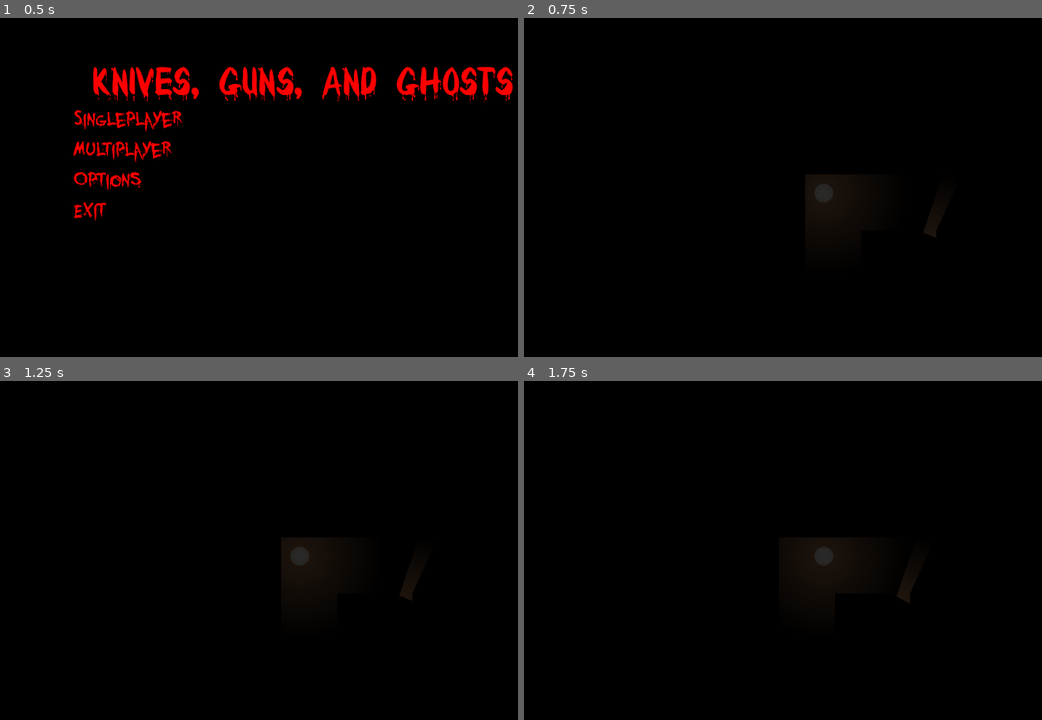
Above: before the commit, frames 1-4 (two rows, left to right).
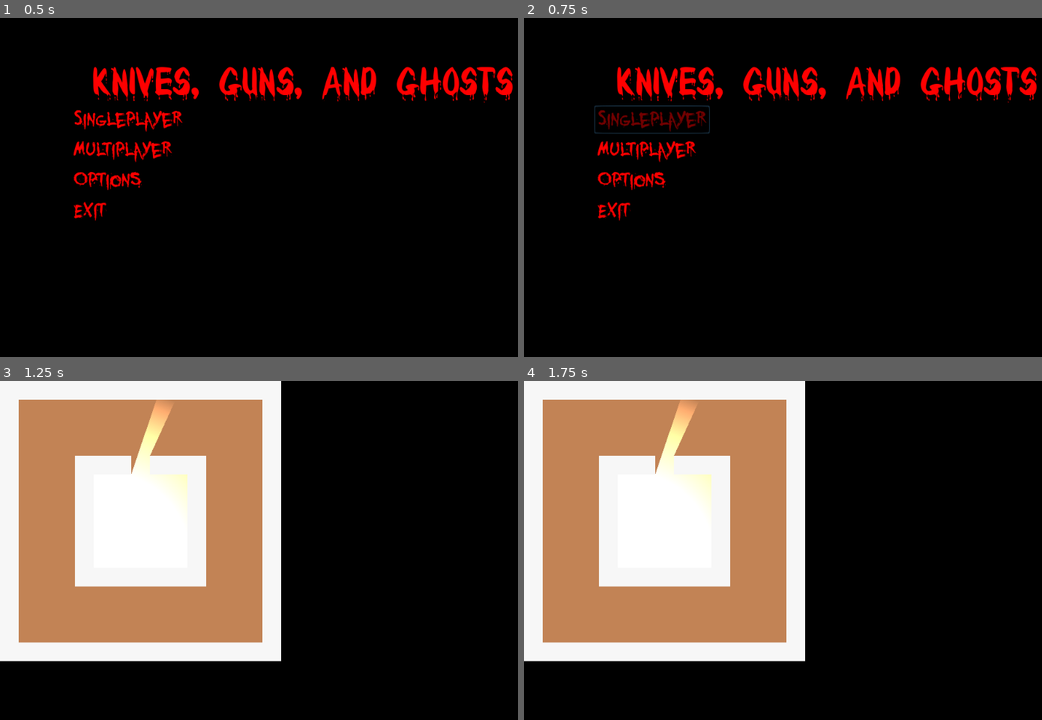
Above: after the commit, the same moments.

Repository: Code3nder/Knives-Guns-and-Ghosts
Game: Godot game, scene res://Assets/Scenes/Menus/Main Menu.tscn
Same seed, same stepped clock (60 frames per second), same inputs: the game is played once before the commit and once after it.
Inputs (mouse positions are in pixels of both pictures, inside the frame that each line leads up to):
- Up to frame 1 (0.5 s): no input
- Up to frame 2 (0.75 s): click "Singleplayer" at 0.5 s
- Up to frame 3 (1.25 s): no input
- Up to frame 4 (1.75 s): tap Enter at 1.25 s; move the mouse to (953, 536) at 1.27 s; hold D (move_right) from 1.28 s (still down); tap P (print) at 1.35 s

Frame 1 is identical in both runs. In frame 2, 5.8% of the frame differs, in the area x 13-100%, y 14-65%; in frame 3, 45%; in frame 4, 45%, in the area x 0-75%, y 0-83%.

Commit message:
Added menu music and updated SFX

Diff:
--- a/Knives, Guns, and Ghosts/Assets/Scenes/Menus/Main Menu.tscn
+++ b/Knives, Guns, and Ghosts/Assets/Scenes/Menus/Main Menu.tscn
@@ -1,10 +1,11 @@
-[gd_scene load_steps=6 format=2]
+[gd_scene load_steps=7 format=2]
 
 [ext_resource path="res://Assets/Fonts/YouMurderer.tres" type="DynamicFont" id=1]
 [ext_resource path="res://Assets/Scripts/Main Menu.gd" type="Script" id=2]
 [ext_resource path="res://Assets/Sprites/Title.png" type="Texture" id=3]
-[ext_resource path="res://Assets/Sound/Effects/sawblip.wav" type="AudioStream" id=4]
-[ext_resource path="res://Assets/Sound/Effects/sawslide.wav" type="AudioStream" id=5]
+[ext_resource path="res://Assets/Sound/Effects/drip5.wav" type="AudioStream" id=4]
+[ext_resource path="res://Assets/Sound/Effects/drip2.wav" type="AudioStream" id=5]
+[ext_resource path="res://Assets/Sound/Music/KGG Track.wav" type="AudioStream" id=6]
 
 [node name="Main Menu" type="MarginContainer"]
 margin_left = 120.0
@@ -82,14 +83,18 @@
 flat = true
 align = 0
 
-[node name="aud_MenuBlip" type="AudioStreamPlayer" parent="."]
+[node name="aud_MenuHover" type="AudioStreamPlayer" parent="."]
+stream = ExtResource( 5 )
+volume_db = -30.0
+
+[node name="aud_MenuClick" type="AudioStreamPlayer" parent="."]
 stream = ExtResource( 4 )
 volume_db = -30.0
 
-[node name="aud_MenuSlide" type="AudioStreamPlayer" parent="."]
-stream = ExtResource( 5 )
-volume_db = -30.0
+[node name="Timer" type="Timer" parent="."]
+wait_time = 0.2
+one_shot = true
 
-[node name="Timer" type="Timer" parent="."]
-wait_time = 0.05
+[node name="MenuMusic" type="AudioStreamPlayer" parent="."]
+stream = ExtResource( 6 )
 [connection signal="mouse_entered" from="VBoxContainer/HBoxContainer/VBoxContainer/btn_Singleplayer" to="VBoxContainer/HBoxContainer/VBoxContainer/btn_Singleplayer" method="_on_btn_Singleplayer_mouse_entered"]
--- a/Knives, Guns, and Ghosts/Assets/Scenes/Roots/Singleplayer.tscn
+++ b/Knives, Guns, and Ghosts/Assets/Scenes/Roots/Singleplayer.tscn
@@ -1,6 +1,13 @@
-[gd_scene load_steps=2 format=2]
+[gd_scene load_steps=3 format=2]
 
 [ext_resource path="res://Assets/Scripts/Singleplayer.gd" type="Script" id=1]
+[ext_resource path="res://Assets/Scripts/Lights.gd" type="Script" id=2]
 
 [node name="Singleplayer" type="Node"]
 script = ExtResource( 1 )
+
+[node name="Timer" type="Timer" parent="."]
+one_shot = true
+
+[node name="Lights" type="Node" parent="."]
+script = ExtResource( 2 )
--- /dev/null
+++ b/Knives, Guns, and Ghosts/Assets/Scripts/Lights.gd
@@ -0,0 +1,15 @@
+extends Node
+
+const light = preload("res://Assets/Scenes/Instances/Light.tscn")
+
+var lightInstance
+
+# Called when the node enters the scene tree for the first time.
+func _ready():
+	add_light_to_scene()
+
+
+func add_light_to_scene():
+	lightInstance = light.instance()
+	self.add_child(lightInstance)
+	lightInstance.set_position(Vector2(175, 305))
--- a/Knives, Guns, and Ghosts/Assets/Scripts/Main Menu.gd
+++ b/Knives, Guns, and Ghosts/Assets/Scripts/Main Menu.gd
@@ -14,38 +14,38 @@
 	btn_Options.connect("pressed", self, "Options")
 	btn_Exit.connect("pressed", self, "Exit")
 
-	btn_Singleplayer.connect("mouse_entered", self, "blip")
-	btn_Multiplayer.connect("mouse_entered", self, "blip")
-	btn_Options.connect("mouse_entered", self, "blip")
-	btn_Exit.connect("mouse_entered", self, "blip")
+	btn_Singleplayer.connect("mouse_entered", self, "hover")
+	btn_Multiplayer.connect("mouse_entered", self, "hover")
+	btn_Options.connect("mouse_entered", self, "hover")
+	btn_Exit.connect("mouse_entered", self, "hover")
 
-
+	$MenuMusic.play()
 
 func Singleplayer():
 	print("btn_Singleplayer pressed")
-	slide()
+	clickSFX()
 	scene_to_change_to = load("res://Assets/Scenes/Roots/Singleplayer.tscn")
 	timer.start()
 	timer.connect("timeout", self, "change_scene")
 
 func Multiplayer():
 	print("btn_Multiplayer pressed")
-	slide()
+	clickSFX()
 
 func Options():
 	print("btn_Options pressed")
-	slide()
+	clickSFX()
 
 func Exit():
 	print("btn_Exit pressed")
-	slide()
+	clickSFX()
 	get_tree().quit()
 
 func change_scene():
 	get_tree().change_scene_to(scene_to_change_to)
 
-func blip():
-	$aud_MenuBlip.play()
+func hover():
+	$aud_MenuHover.play()
 
-func slide():
-	$aud_MenuSlide.play()
+func clickSFX():
+	$aud_MenuClick.play()
--- a/Knives, Guns, and Ghosts/Assets/Scripts/Singleplayer.gd
+++ b/Knives, Guns, and Ghosts/Assets/Scripts/Singleplayer.gd
@@ -2,20 +2,18 @@
 
 const map = preload("res://Assets/Maps/TestMap.tscn")
 const player = preload("res://Assets/Scenes/Players/Test.tscn")
-const light = preload("res://Assets/Scenes/Instances/Light.tscn")
+
+var playerInstance
+
+onready var timer = $Timer
 
 func _ready():
 	self.add_child(map.instance())
-	add_light_to_scene()
-	add_player_to_scene()
+	timer.start()
+	timer.connect("timeout", self, "add_player_to_scene")
 
 
 func add_player_to_scene():
-	var playerInstance = player.instance()
+	playerInstance = player.instance()
 	self.add_child(playerInstance)
 	playerInstance.set_position(Vector2(64, 64))
-
-func add_light_to_scene():
-	var lightInstance = light.instance()
-	self.add_child(lightInstance)
-	lightInstance.set_position(Vector2(175, 305))
Not shown, added: Knives, Guns, and Ghosts/Assets/Sound/Effects/drip2.wav.import
Not shown, added: Knives, Guns, and Ghosts/Assets/Sound/Effects/drip5.wav.import
Not shown, added: Knives, Guns, and Ghosts/Assets/Sound/Music/KGG Track.wav.import
Not shown, added: Knives, Guns, and Ghosts/Assets/Sound/Effects/drip2.wav
Not shown, added: Knives, Guns, and Ghosts/Assets/Sound/Effects/drip5.wav
Not shown, added: Knives, Guns, and Ghosts/Assets/Sound/Music/KGG Track.wav
